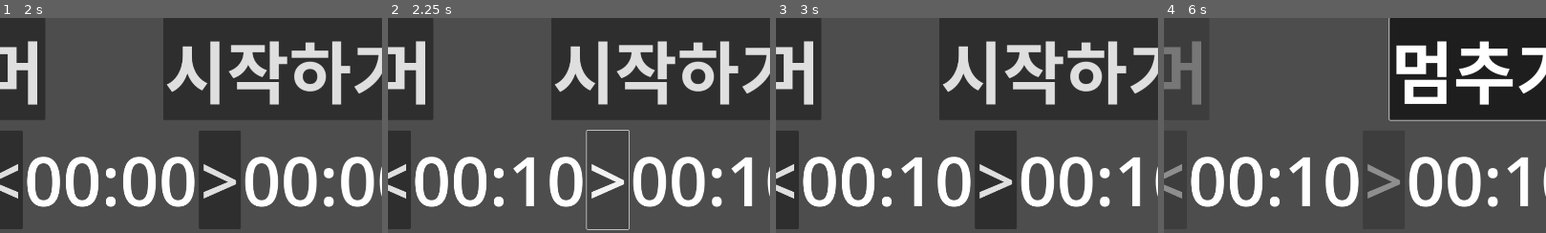
Above: before the commit, frames 1-4 (left to right).
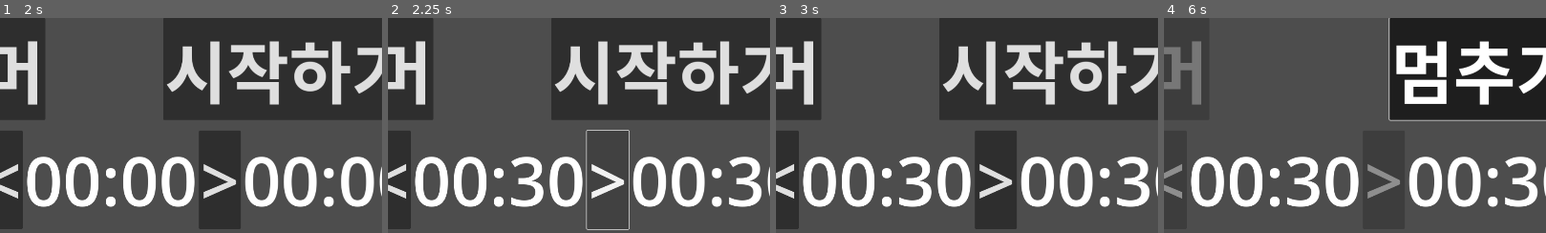
Above: after the commit, the same moments.

Repository: kasworld/maranic
Game: Godot game, scene res://main.tscn
Same seed, same stepped clock (60 frames per second), same inputs: the game is played once before the commit and once after it.
Inputs:
- Up to frame 1 (2 s): click "마라닉 타이머" at 0.5 s; click "<" at 1.25 s
- Up to frame 2 (2.25 s): click ">" at 2 s
- Up to frame 3 (3 s): click "<" at 2.75 s
- Up to frame 4 (6 s): click ">" at 3.5 s; click "<" at 4.25 s; click ">" at 5 s; click "시작하기" at 5.75 s
The pictures show only the part of the screen within x 46-96%, y 0-50%; the shares and areas given below are measured in that part.

Frame 1 is identical in both runs. In frame 2, 2.2% of the frame differs, in the area x 32-98%, y 64-88%; in frame 3, 2.2%; in frame 4, 2.2%.

Commit message:
add work scene

Diff:
--- a/main.gd
+++ b/main.gd
@@ -21,29 +21,17 @@
 	[ 1800, 60*0,   60*30  ],
 ]
 
-var totalSecond = 0
-var totalSecondRemain = 0
-var walkSecond = 0
-var walkSecondRemain = 0
-var runSecond = 0
-var runSecondRemain = 0
 
 func updateTimeLabels():
-	$VBoxContainer/TotalSecContainer/TotalSecLabel.text = second2text(totalSecond)
-	$VBoxContainer/WalkSecContainer/WalkSecLabel.text = second2text(walkSecond)
-	$VBoxContainer/RunSecContainer/RunSecLabel.text = second2text(runSecond)
-	$VBoxContainer/TotalSecContainer/TotalSecRemainLabel.text = second2text(totalSecondRemain)
-	$VBoxContainer/WalkSecContainer/WalkSecRemainLabel.text = second2text(walkSecondRemain)
-	$VBoxContainer/RunSecContainer/RunSecRemainLabel.text = second2text(runSecondRemain)
+	$VBoxContainer/TotalWork.updateTimeLabels()
+	$VBoxContainer/WalkWork.updateTimeLabels()
+	$VBoxContainer/RunWork.updateTimeLabels()
 
 func buttonsDisable(disable :bool):
 	$VBoxContainer/TitleContainer/MenuButton.disabled =disable
-	$VBoxContainer/TotalSecContainer/TotalSecDecButton.disabled =disable
-	$VBoxContainer/TotalSecContainer/TotalSecIncButton.disabled =disable
-	$VBoxContainer/WalkSecContainer/WalkSecDecButton.disabled =disable
-	$VBoxContainer/WalkSecContainer/WalkSecIncButton.disabled =disable
-	$VBoxContainer/RunSecContainer/RunSecDecButton.disabled =disable
-	$VBoxContainer/RunSecContainer/RunSecIncButton.disabled =disable
+	$VBoxContainer/TotalWork.buttonsDisable(disable)
+	$VBoxContainer/WalkWork.buttonsDisable(disable)
+	$VBoxContainer/RunWork.buttonsDisable(disable)
 
 
 func second2text(sec :int):
@@ -57,7 +45,9 @@
 func _ready() -> void:
 	for i in range(len( programs)):
 		$VBoxContainer/TitleContainer/MenuButton.get_popup().add_item(program2text(i),i)
-
+	$VBoxContainer/TotalWork/Label.text = "총시간"
+	$VBoxContainer/WalkWork/Label.text = "걷기"
+	$VBoxContainer/RunWork/Label.text = "뛰기"
 
 
 # Called every frame. 'delta' is the elapsed time since the previous frame.
@@ -66,8 +56,8 @@
 
 
 func _on_timer_timeout() -> void:
-	totalSecondRemain -= 1
-	if totalSecondRemain <= 0 :
+	$VBoxContainer/TotalWork.remainSec -= 1
+	if $VBoxContainer/TotalWork.remainSec <= 0 :
 		$VBoxContainer/TitleContainer/StartButton.button_pressed = false
 	updateTimeLabels()
 
@@ -76,63 +66,23 @@
 	var sel = $VBoxContainer/TitleContainer/MenuButton.get_popup().get_focused_item()
 	if sel ==-1 :
 		return
-	totalSecond =  programs[sel][0]
-	walkSecond =  programs[sel][1]
-	runSecond =  programs[sel][2]
+	$VBoxContainer/TotalWork.totalSec =  programs[sel][0]
+	$VBoxContainer/WalkWork.totalSec =  programs[sel][1]
+	$VBoxContainer/RunWork.totalSec =  programs[sel][2]
 	resetTime()
 	updateTimeLabels()
 
 func resetTime():
-	totalSecondRemain = totalSecond
-	walkSecondRemain = walkSecond
-	runSecondRemain = runSecond
+	$VBoxContainer/TotalWork.resetTime()
+	$VBoxContainer/WalkWork.resetTime()
+	$VBoxContainer/RunWork.resetTime()
 
 
-func _on_total_sec_dec_button_pressed() -> void:
-	totalSecond -= 60*5
-	if totalSecond < 0 :
-		totalSecond = 0
-	resetTime()
-	updateTimeLabels()
-
-
-func _on_total_sec_inc_button_pressed() -> void:
-	totalSecond += 10 # 60*5
-	resetTime()
-	updateTimeLabels()
-
-
-func _on_walk_sec_dec_button_pressed() -> void:
-	walkSecond -= 30
-	if walkSecond < 0 :
-		walkSecond = 0
-	resetTime()
-	updateTimeLabels()
-
-
-func _on_walk_sec_inc_button_pressed() -> void:
-	walkSecond += 30
-	resetTime()
-	updateTimeLabels()
-
-
-func _on_run_sec_dec_button_pressed() -> void:
-	runSecond -= 30
-	if runSecond < 0 :
-		runSecond = 0
-	resetTime()
-	updateTimeLabels()
-
-
-func _on_run_sec_inc_button_pressed() -> void:
-	runSecond += 30
-	resetTime()
-	updateTimeLabels()
 
 
 func _on_start_button_toggled(button_pressed: bool) -> void:
 	if button_pressed :
-		if totalSecondRemain<=0:
+		if $VBoxContainer/TotalWork.remainSec<=0:
 			resetTime()
 		$VBoxContainer/TitleContainer/StartButton.text = "멈추기"
 		$Timer.start()
--- a/main.tscn
+++ b/main.tscn
@@ -1,11 +1,14 @@
 [gd_scene load_steps=4 format=3 uid="uid://cfjxkoduefsup"]
 
 [ext_resource type="Script" path="res://main.gd" id="1_qfeat"]
-[ext_resource type="Theme" uid="uid://i63124txlj1h" path="res://label_theme.tres" id="2_hmp6o"]
+[ext_resource type="PackedScene" uid="uid://dvgdal4hlx1ws" path="res://work_container.tscn" id="2_ongj6"]
 [ext_resource type="Theme" uid="uid://ppd28w7sx5wa" path="res://button_theme.tres" id="3_sxpny"]
 
 [node name="main" type="Node2D"]
 script = ExtResource("1_qfeat")
+
+[node name="WorkContainer" parent="." instance=ExtResource("2_ongj6")]
+visible = false
 
 [node name="Timer" type="Timer" parent="."]
 
@@ -44,124 +47,25 @@
 size_flags_horizontal = 3
 size_flags_vertical = 3
 
-[node name="TotalSecContainer" type="HBoxContainer" parent="VBoxContainer"]
+[node name="TotalWork" parent="VBoxContainer" instance=ExtResource("2_ongj6")]
 layout_mode = 2
-size_flags_vertical = 3
-alignment = 1
-
-[node name="Label" type="Label" parent="VBoxContainer/TotalSecContainer"]
-layout_mode = 2
-theme = ExtResource("2_hmp6o")
-text = "총시간"
-
-[node name="MarginContainer" type="MarginContainer" parent="VBoxContainer/TotalSecContainer"]
-layout_mode = 2
-size_flags_horizontal = 3
-
-[node name="TotalSecDecButton" type="Button" parent="VBoxContainer/TotalSecContainer"]
-layout_mode = 2
-theme = ExtResource("3_sxpny")
-text = "<"
-
-[node name="TotalSecLabel" type="Label" parent="VBoxContainer/TotalSecContainer"]
-layout_mode = 2
-theme = ExtResource("2_hmp6o")
-text = "00:00"
-
-[node name="TotalSecIncButton" type="Button" parent="VBoxContainer/TotalSecContainer"]
-layout_mode = 2
-theme = ExtResource("3_sxpny")
-text = ">"
-
-[node name="TotalSecRemainLabel" type="Label" parent="VBoxContainer/TotalSecContainer"]
-layout_mode = 2
-theme = ExtResource("2_hmp6o")
-text = "00:00"
 
 [node name="MarginContainer" type="MarginContainer" parent="VBoxContainer"]
 layout_mode = 2
 size_flags_horizontal = 3
 size_flags_vertical = 3
 
-[node name="WalkSecContainer" type="HBoxContainer" parent="VBoxContainer"]
+[node name="WalkWork" parent="VBoxContainer" instance=ExtResource("2_ongj6")]
 layout_mode = 2
-size_flags_vertical = 3
-alignment = 1
-
-[node name="Label" type="Label" parent="VBoxContainer/WalkSecContainer"]
-layout_mode = 2
-theme = ExtResource("2_hmp6o")
-text = "걷기"
-
-[node name="MarginContainer" type="MarginContainer" parent="VBoxContainer/WalkSecContainer"]
-layout_mode = 2
-size_flags_horizontal = 3
-
-[node name="WalkSecDecButton" type="Button" parent="VBoxContainer/WalkSecContainer"]
-layout_mode = 2
-theme = ExtResource("3_sxpny")
-text = "<"
-
-[node name="WalkSecLabel" type="Label" parent="VBoxContainer/WalkSecContainer"]
-layout_mode = 2
-theme = ExtResource("2_hmp6o")
-text = "00:00"
-
-[node name="WalkSecIncButton" type="Button" parent="VBoxContainer/WalkSecContainer"]
-layout_mode = 2
-theme = ExtResource("3_sxpny")
-text = ">"
-
-[node name="WalkSecRemainLabel" type="Label" parent="VBoxContainer/WalkSecContainer"]
-layout_mode = 2
-theme = ExtResource("2_hmp6o")
-text = "00:00"
 
 [node name="MarginContainer3" type="MarginContainer" parent="VBoxContainer"]
 layout_mode = 2
 size_flags_horizontal = 3
 size_flags_vertical = 3
 
-[node name="RunSecContainer" type="HBoxContainer" parent="VBoxContainer"]
+[node name="RunWork" parent="VBoxContainer" instance=ExtResource("2_ongj6")]
 layout_mode = 2
-size_flags_vertical = 3
-alignment = 1
-
-[node name="Label" type="Label" parent="VBoxContainer/RunSecContainer"]
-layout_mode = 2
-theme = ExtResource("2_hmp6o")
-text = "뛰기"
-
-[node name="MarginContainer" type="MarginContainer" parent="VBoxContainer/RunSecContainer"]
-layout_mode = 2
-size_flags_horizontal = 3
-
-[node name="RunSecDecButton" type="Button" parent="VBoxContainer/RunSecContainer"]
-layout_mode = 2
-theme = ExtResource("3_sxpny")
-text = "<"
-
-[node name="RunSecLabel" type="Label" parent="VBoxContainer/RunSecContainer"]
-layout_mode = 2
-theme = ExtResource("2_hmp6o")
-text = "00:00"
-
-[node name="RunSecIncButton" type="Button" parent="VBoxContainer/RunSecContainer"]
-layout_mode = 2
-theme = ExtResource("3_sxpny")
-text = ">"
-
-[node name="RunSecRemainLabel" type="Label" parent="VBoxContainer/RunSecContainer"]
-layout_mode = 2
-theme = ExtResource("2_hmp6o")
-text = "00:00"
 
 [connection signal="timeout" from="Timer" to="." method="_on_timer_timeout"]
 [connection signal="toggled" from="VBoxContainer/TitleContainer/MenuButton" to="." method="_on_menu_button_toggled"]
 [connection signal="toggled" from="VBoxContainer/TitleContainer/StartButton" to="." method="_on_start_button_toggled"]
-[connection signal="pressed" from="VBoxContainer/TotalSecContainer/TotalSecDecButton" to="." method="_on_total_sec_dec_button_pressed"]
-[connection signal="pressed" from="VBoxContainer/TotalSecContainer/TotalSecIncButton" to="." method="_on_total_sec_inc_button_pressed"]
-[connection signal="pressed" from="VBoxContainer/WalkSecContainer/WalkSecDecButton" to="." method="_on_walk_sec_dec_button_pressed"]
-[connection signal="pressed" from="VBoxContainer/WalkSecContainer/WalkSecIncButton" to="." method="_on_walk_sec_inc_button_pressed"]
-[connection signal="pressed" from="VBoxContainer/RunSecContainer/RunSecDecButton" to="." method="_on_run_sec_dec_button_pressed"]
-[connection signal="pressed" from="VBoxContainer/RunSecContainer/RunSecIncButton" to="." method="_on_run_sec_inc_button_pressed"]
--- /dev/null
+++ b/work_container.gd
@@ -0,0 +1,43 @@
+extends HBoxContainer
+
+var totalSec = 0
+var remainSec = 0
+var incSec = 30
+
+func second2text(sec :int):
+	return "%02d:%02d" %[ sec/60,sec % 60]
+
+func updateTimeLabels():
+	$SecLabel.text = second2text(totalSec)
+	$SecRemainLabel.text = second2text(remainSec)
+
+func buttonsDisable(disable :bool):
+	$SecDecButton.disabled =disable
+	$SecIncButton.disabled =disable
+
+func resetTime():
+	remainSec = totalSec
+
+
+# Called when the node enters the scene tree for the first time.
+func _ready() -> void:
+	pass # Replace with function body.
+
+
+# Called every frame. 'delta' is the elapsed time since the previous frame.
+func _process(delta: float) -> void:
+	pass
+
+
+func _on_sec_dec_button_pressed() -> void:
+	totalSec -= incSec
+	if totalSec < 0 :
+		totalSec = 0
+	resetTime()
+	updateTimeLabels()
+
+
+func _on_sec_inc_button_pressed() -> void:
+	totalSec += incSec
+	resetTime()
+	updateTimeLabels()
--- /dev/null
+++ b/work_container.tscn
@@ -0,0 +1,45 @@
+[gd_scene load_steps=4 format=3 uid="uid://dvgdal4hlx1ws"]
+
+[ext_resource type="Script" path="res://work_container.gd" id="1_3r0v0"]
+[ext_resource type="Theme" uid="uid://i63124txlj1h" path="res://label_theme.tres" id="1_eug6i"]
+[ext_resource type="Theme" uid="uid://ppd28w7sx5wa" path="res://button_theme.tres" id="2_2j8yh"]
+
+[node name="WorkContainer" type="HBoxContainer"]
+offset_top = 496.0
+offset_right = 1920.0
+offset_bottom = 736.0
+size_flags_vertical = 3
+alignment = 1
+script = ExtResource("1_3r0v0")
+
+[node name="Label" type="Label" parent="."]
+layout_mode = 2
+theme = ExtResource("1_eug6i")
+text = "총시간"
+
+[node name="MarginContainer" type="MarginContainer" parent="."]
+layout_mode = 2
+size_flags_horizontal = 3
+
+[node name="SecDecButton" type="Button" parent="."]
+layout_mode = 2
+theme = ExtResource("2_2j8yh")
+text = "<"
+
+[node name="SecLabel" type="Label" parent="."]
+layout_mode = 2
+theme = ExtResource("1_eug6i")
+text = "00:00"
+
+[node name="SecIncButton" type="Button" parent="."]
+layout_mode = 2
+theme = ExtResource("2_2j8yh")
+text = ">"
+
+[node name="SecRemainLabel" type="Label" parent="."]
+layout_mode = 2
+theme = ExtResource("1_eug6i")
+text = "00:00"
+
+[connection signal="pressed" from="SecDecButton" to="." method="_on_sec_dec_button_pressed"]
+[connection signal="pressed" from="SecIncButton" to="." method="_on_sec_inc_button_pressed"]
